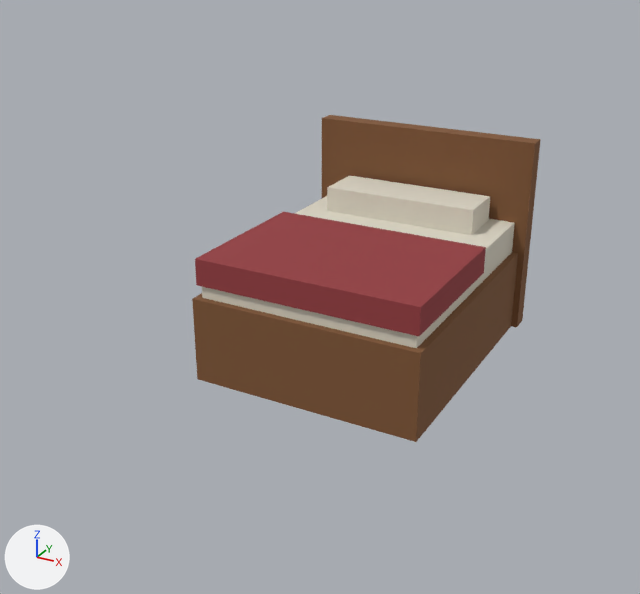
The glTF model public/assets/modern/mod-cama.gltf: old version first, new version second.
Both versions are drawn from a 50 mm camera at (1.08, -2.27, 1.28) aimed at (-0.08, -0.15, 0.22). Arrows for +X, +Y and +Z are at lower left; the lights stay in place. The first picture is the older version. Vertices at exactly the same position are counted once.

The scene before the commit, as lines of its bpy script (objects in view):
```python
me_mod_cama = bpy.data.meshes.new('mod-cama')
me_mod_cama.from_pydata(...)  # 40 vertices, 50 faces; spans x -0.86..0.86, y -1.0..1.0, z -0.72..0.72
# faces by material slot: [20, 20, 10]
me_mod_cama.materials.append(mat_mi_wood)  # brown #805634
me_mod_cama.materials.append(mat_mi_linen)  # pale yellow #ded8c8
me_mod_cama.materials.append(mat_mi_blanket)  # red #963c40
ob_mod_cama = bpy.data.objects.new('mod-cama', me_mod_cama)
ob_mod_cama.location = (0.0, 0.01, 0.31)
ob_mod_cama.scale = (0.43, 0.43, 0.43)
```
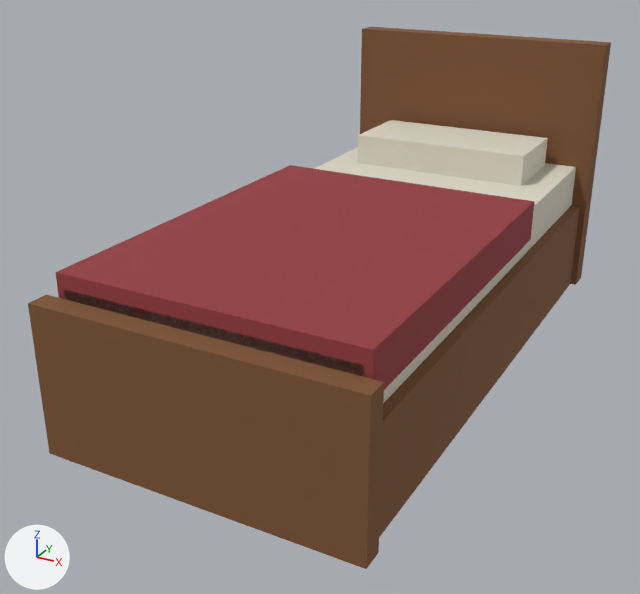
Location of each change, [x1, y1, x2, y2] in pixels of the pictures (640 x 594 px; the box of a moved part takes in the faces that stretch with it):
'mod-cama', reshaped, moved, rescaled (67% wider, 66% taller)
    before: [192, 115, 541, 442]
    after: [28, 27, 611, 569]
part 1 of me_mod_cama, moved or reshaped
    before: [192, 252, 518, 442]
    after: [379, 205, 580, 537]
part 2 of me_mod_cama, moved or reshaped
    before: [322, 115, 541, 327]
    after: [360, 27, 611, 285]
part 3 of me_mod_cama, moved or reshaped
    before: [195, 212, 486, 336]
    after: [28, 295, 384, 569]
part 4 of me_mod_cama, moved or reshaped
    before: [202, 196, 515, 348]
    after: [64, 147, 576, 403]
part 5 of me_mod_cama, moved or reshaped
    before: [327, 176, 490, 235]
    after: [358, 120, 548, 186]
part 6 of me_mod_cama, added (red)
    after: [56, 165, 534, 390]

What changed in the scene script:
```text
Change me_mod_cama:
    used by ob_mod_cama; location = (0.0, 0.01, 0.31); scale = (0.43, 0.43, 0.43)
    remove me_mod_cama.from_pydata(...)  # 40 vertices, 50 faces; spans x -0.86..0.86, y -1.0..1.0, z -0.72..0.72
    add me_mod_cama.from_pydata(...)  # 48 vertices, 60 faces; spans x -0.49..0.49, y -1.0..1.0, z -0.47..0.47
    me_mod_cama part 1: the loose piece of 8 vertices spanning x -0.81..0.81, y -1.0..0.95, z -0.72..-0.12 is scaled about its middle by (0.574, 1.01, 0.539), then moved by (0.0, 0.02, 0.11)
    me_mod_cama part 2: the loose piece of 8 vertices spanning x -0.86..0.86, y 0.86..1.0, z -0.72..0.72 is scaled about its middle by (0.568, 0.623, 0.648), then moved by (0.0, 0.03, 0.0)
    me_mod_cama part 3: the loose piece of 8 vertices spanning x -0.79..0.79, y -0.98..0.14, z -0.02..0.16 is scaled about its middle by (0.619, 0.0584, 2.45), then moved by (0.0, -0.55, -0.31), in mat_mi_wood (brown #805634)
    me_mod_cama part 4: the loose piece of 8 vertices spanning x -0.77..0.77, y -0.95..0.91, z -0.12..0.12 is scaled about its middle by (0.567, 1, 0.654), then moved by (0.0, 0.03, -0.07)
    me_mod_cama part 5: the loose piece of 8 vertices spanning x -0.58..0.58, y 0.44..0.81, z 0.12..0.3 is scaled about its middle by (0.561, 0.818, 0.584), then moved by (0.0, 0.09, -0.14)
    me_mod_cama part 6: the loose piece of 8 vertices spanning x -0.79..0.79, y -0.98..0.14, z -0.02..0.16 is copied, and the copy is scaled about its middle by (0.577, 1.07, 0.701), then moved by (0.0, 0.09, -0.08); it spans x -0.46..0.46, y -0.92..0.27, z -0.08..0.05
Change ob_mod_cama:
    ob_mod_cama.location: (0.0, 0.01, 0.31) -> (0.0, 0.0, 0.43)
    ob_mod_cama.scale: (0.43, 0.43, 0.43) -> (0.92, 0.92, 0.92)
```
